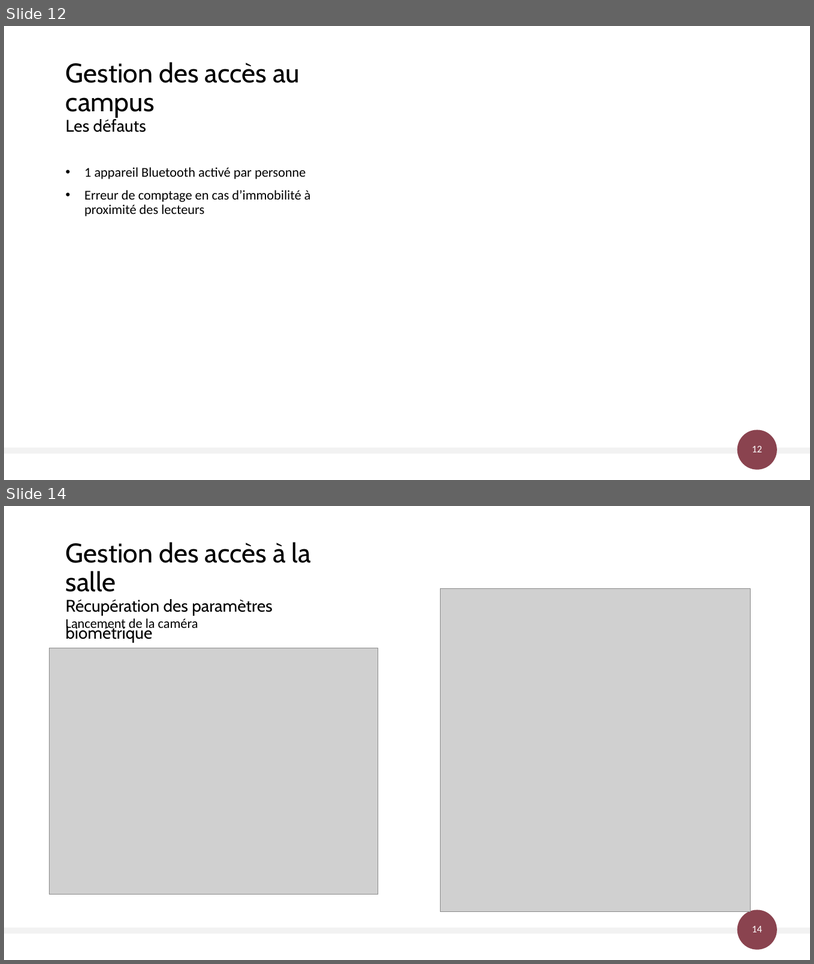
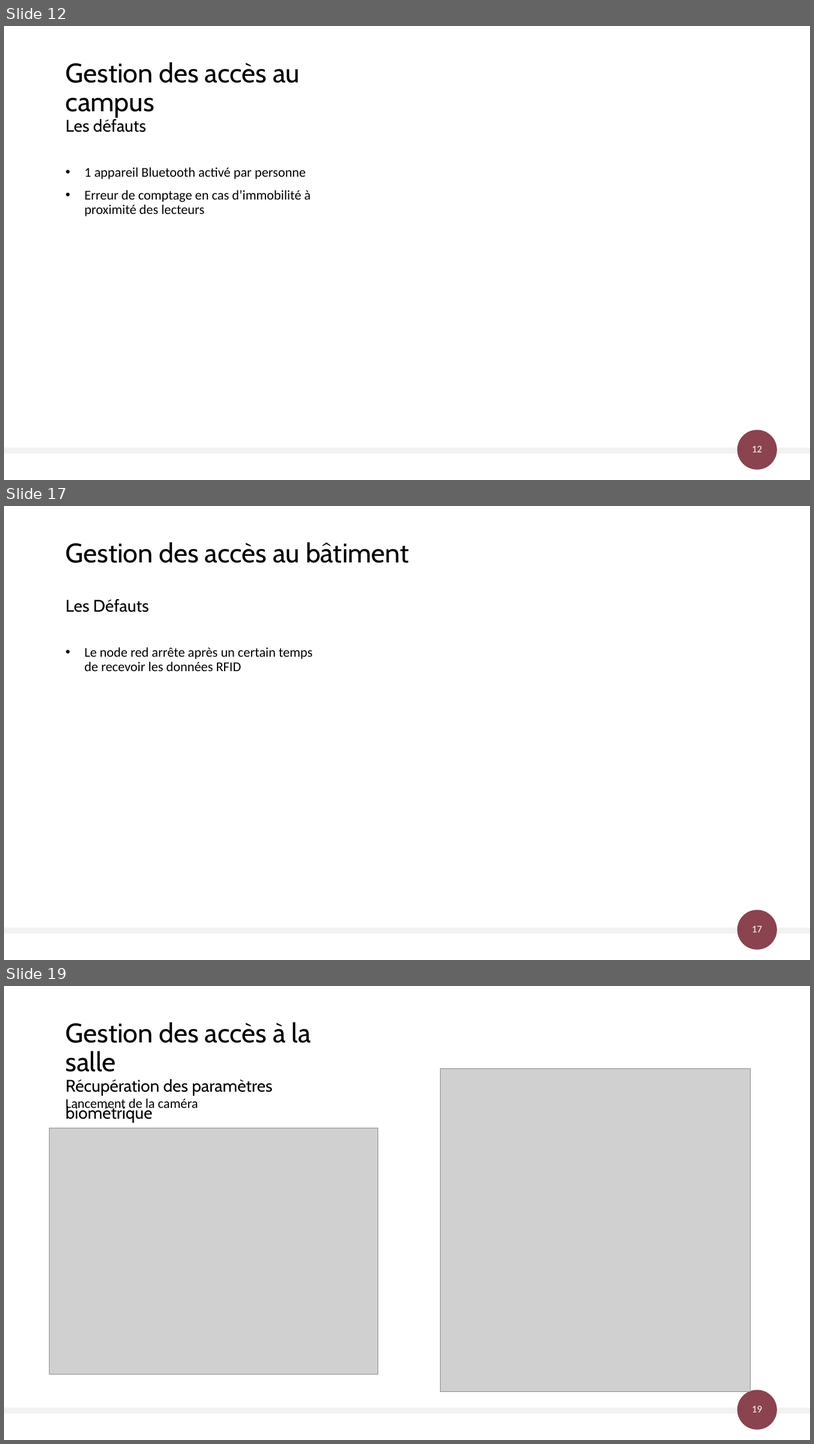
Before and after one commit to AlexandreSaxemard/GestionAccesBatiment, a slide deck: Docs/Gestion des accès au bâtiment.pptx. Shown one above the other, each under a label of ours: slides 12 and 14 before the commit, slides 12, 17 and 19 after it; the slides between them are not shown. The pictures are 814x964 and 814x1444 pixels, drawn with LibreOffice and Linux fonts; fonts in the diff are those of the drawing; grey boxes stand for pictures. Boxes give left, top, right and bottom in pixels: in the first picture for what was removed or moved away, otherwise in the second. Text is boxed around its words. In the diff, an @@ line names an element or a change of style, - is before the commit and + after.

```diff
--- a/Docs/Gestion des accès au bâtiment.pptx
+++ b/Docs/Gestion des accès au bâtiment.pptx
@@ slide 17 added at (4,506,810,960), background #FFFFFF; not listed: 3 template elements that a slide beside it also shows @@
@@ title added at (66,542,410,612), 32 pt, text #000000 @@
+Gestion des accès au bâtiment
+Les Défauts
@@ text added at (84,647,312,671), 16 pt, text #000000 @@
+• Le node red arrête après un certain temps de recevoir les données RFID
@@ what was slide 14 is now slide 19 @@
@@ page number at (752,1405,762,1412): text changed @@
-14
+19
```
Also in this commit, not shown: 1 slide changed, 5 other slides added.
